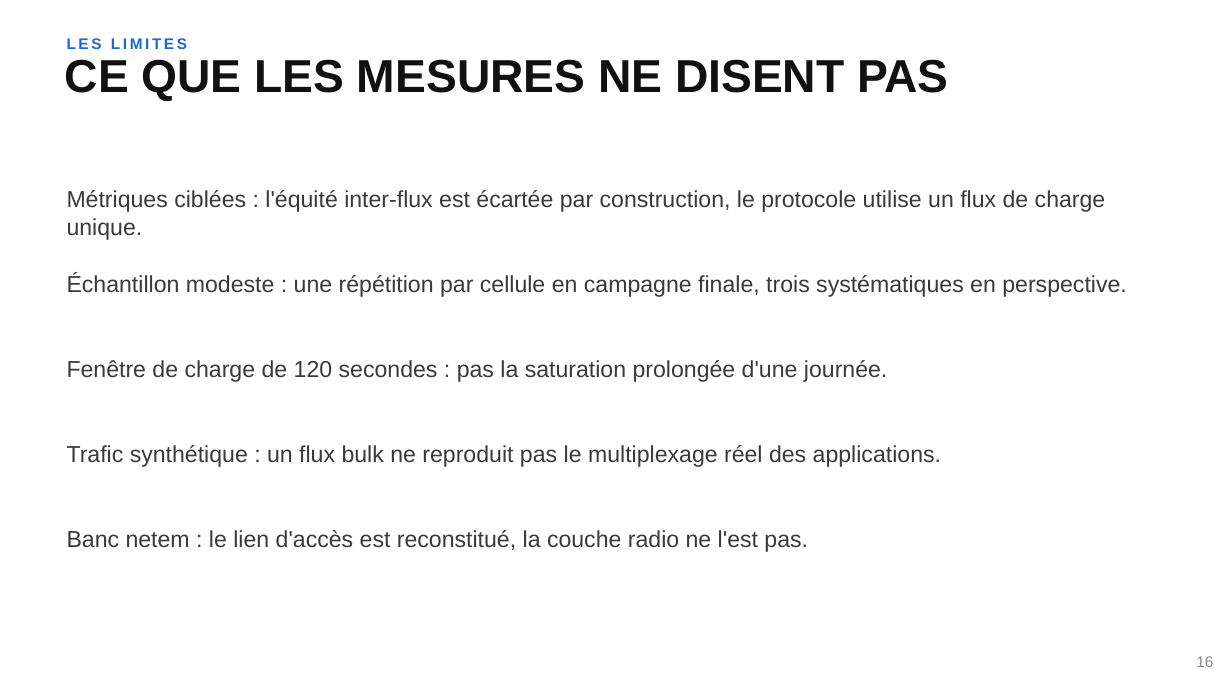
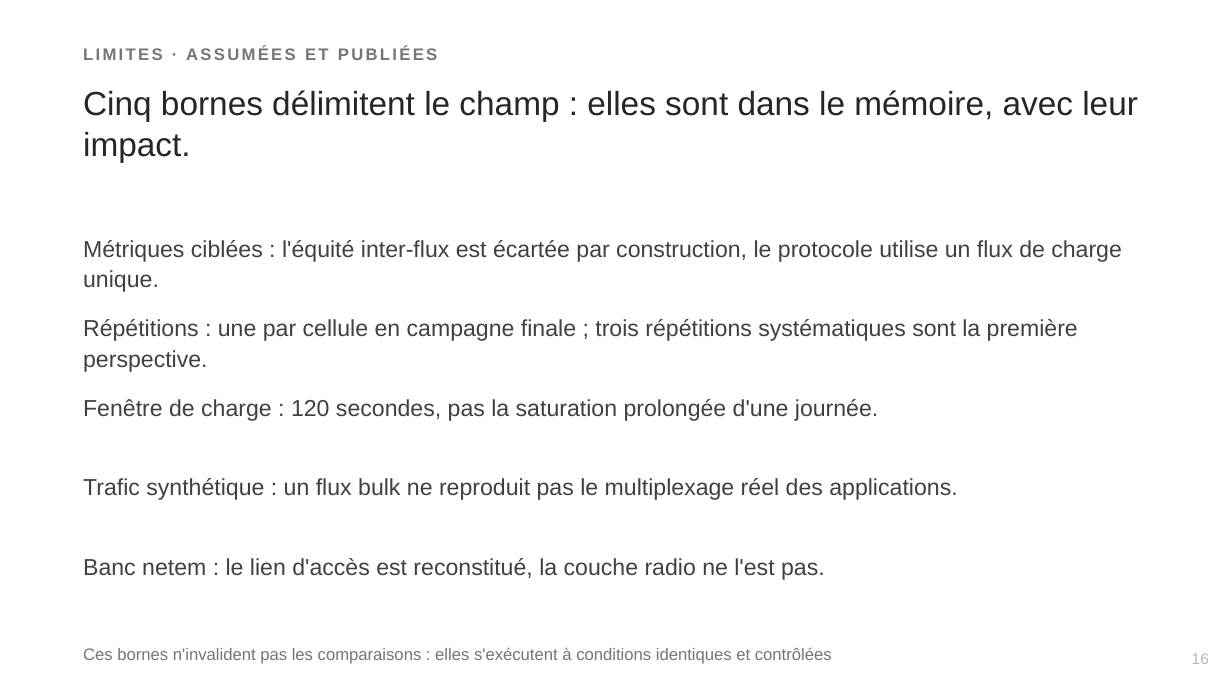
Before and after one commit to Realms4239/cgo, a slide deck: slide 16 of book/soutenance.pptx. Drawn at 1232x693 pixels with LibreOffice and Linux fonts; fonts in the diff are those of the drawing. Boxes give left, top, right and bottom in pixels: in the first picture for what was removed or moved away, otherwise in the second. Text is boxed around its words. In the diff, an @@ line names an element or a change of style, - is before the commit and + after.

```diff
--- a/book/soutenance.pptx
+++ b/book/soutenance.pptx
@@ text at (83, 46, 438, 60): text changed; size 12 to 13 pt; text colour #1C69D4 to #757575 @@
-LES LIMITES
+LIMITES · ASSUMÉES ET PUBLIÉES
@@ text at (83, 90, 1138, 163): text changed; size 36 to 26 pt; text colour #111111 to #262626; bold off @@
-CE QUE LES MESURES NE DISENT PAS
+Cinq bornes délimitent le champ : elles sont dans le mémoire, avec leur impact.
@@ text colour #3A3A3A to #404040; line spacing 1 to 24pt in 3 elements at (83, 558, 825, 580), (83, 478, 957, 500), (83, 240, 1122, 292) @@
@@ text "Métriques ciblées : l'équité inter-flux ...": place and size @@
-text "Métriques ciblées : l'équité inter-flux ..." at (67, 190, 1106, 240)
+text "Métriques ciblées : l'équité inter-flux ..." at (83, 240, 1122, 292)
@@ text at (83, 319, 1078, 372): text changed; text colour #3A3A3A to #404040 @@
-Échantillon modeste : une répétition par cellule en campagne finale, trois systématiques en perspective.
+Répétitions : une par cellule en campagne finale ; trois répétitions systématiques sont la première perspective.
@@ text at (83, 399, 878, 421): text changed; text colour #3A3A3A to #404040 @@
-Fenêtre de charge de 120 secondes : pas la saturation prolongée d'une journée.
+Fenêtre de charge : 120 secondes, pas la saturation prolongée d'une journée.
@@ text "Trafic synthétique : un flux ...": place and size @@
-text "Trafic synthétique : un flux ..." at (67, 445, 941, 467)
+text "Trafic synthétique : un flux ..." at (83, 478, 957, 500)
@@ text "Banc netem : le lien ...": place and size @@
-text "Banc netem : le lien ..." at (67, 530, 808, 552)
+text "Banc netem : le lien ..." at (83, 558, 825, 580)
@@ text added at (83, 647, 832, 664), 13 pt, text #757575 @@
+Ces bornes n'invalident pas les comparaisons : elles s'exécutent à conditions identiques et contrôlées
@@ text "16" at (1192, 653, 1209, 664): text colour #8A8A8A to #B9B9B9 @@
```
Also in this commit, not shown: 20 other slides changed, 5 slides added, 5 slides removed, 4 other files.
